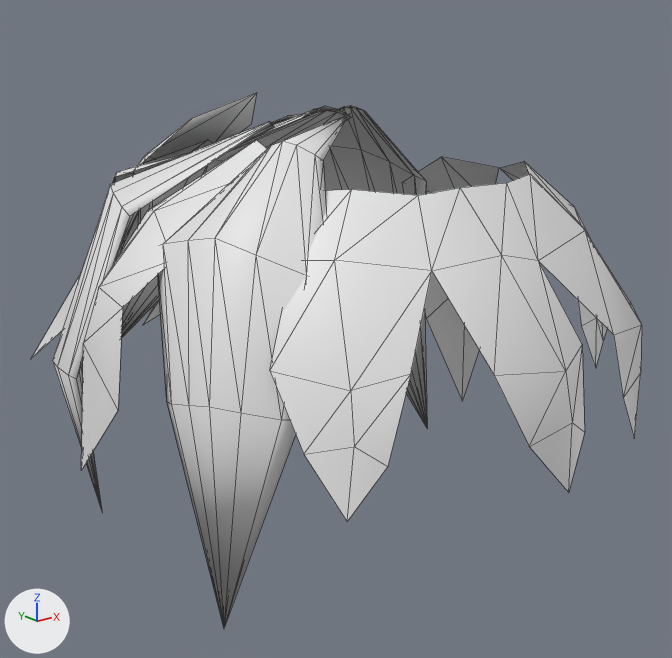
Two versions of the glTF model models/hairModels.glb, one commit apart.
Rendered twice from a 50 mm camera at (-0.205, -0.254, 0.158) aimed at (0.003, 0.007, 0.053). Lighting does not change. The marker at lower left points along +X, +Y and +Z. Mesh edges are drawn as thin lines.

The first picture shows 'hair.style1'.
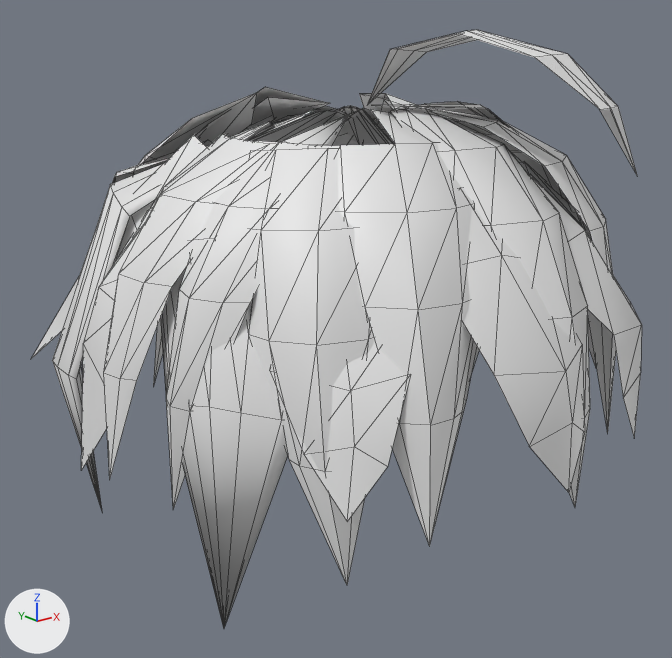
Where the change shows, as pixel boxes (x1, y1, x2, y2) in the pictures (672 x 658 px):
'hair.style2', added
    after: (104, 30, 637, 585)

What changed in the scene script:
```text
Add me_nurbspath_015:
    me_nurbspath_015.from_pydata(...)  # 311 vertices, 399 faces; spans x -0.094..0.088, y -0.101..0.106, z -0.062..0.16
Add ob_hair_style2:
    ob_hair_style2 = bpy.data.objects.new('hair.style2', me_nurbspath_015)
    ob_hair_style2.location = (0.0, 0.0, 0.0)
```
